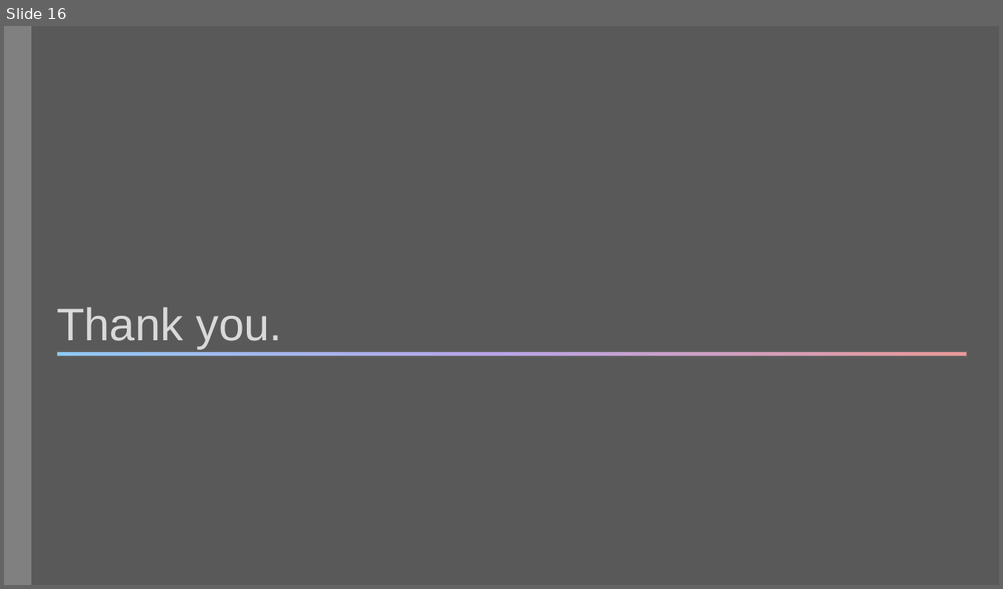
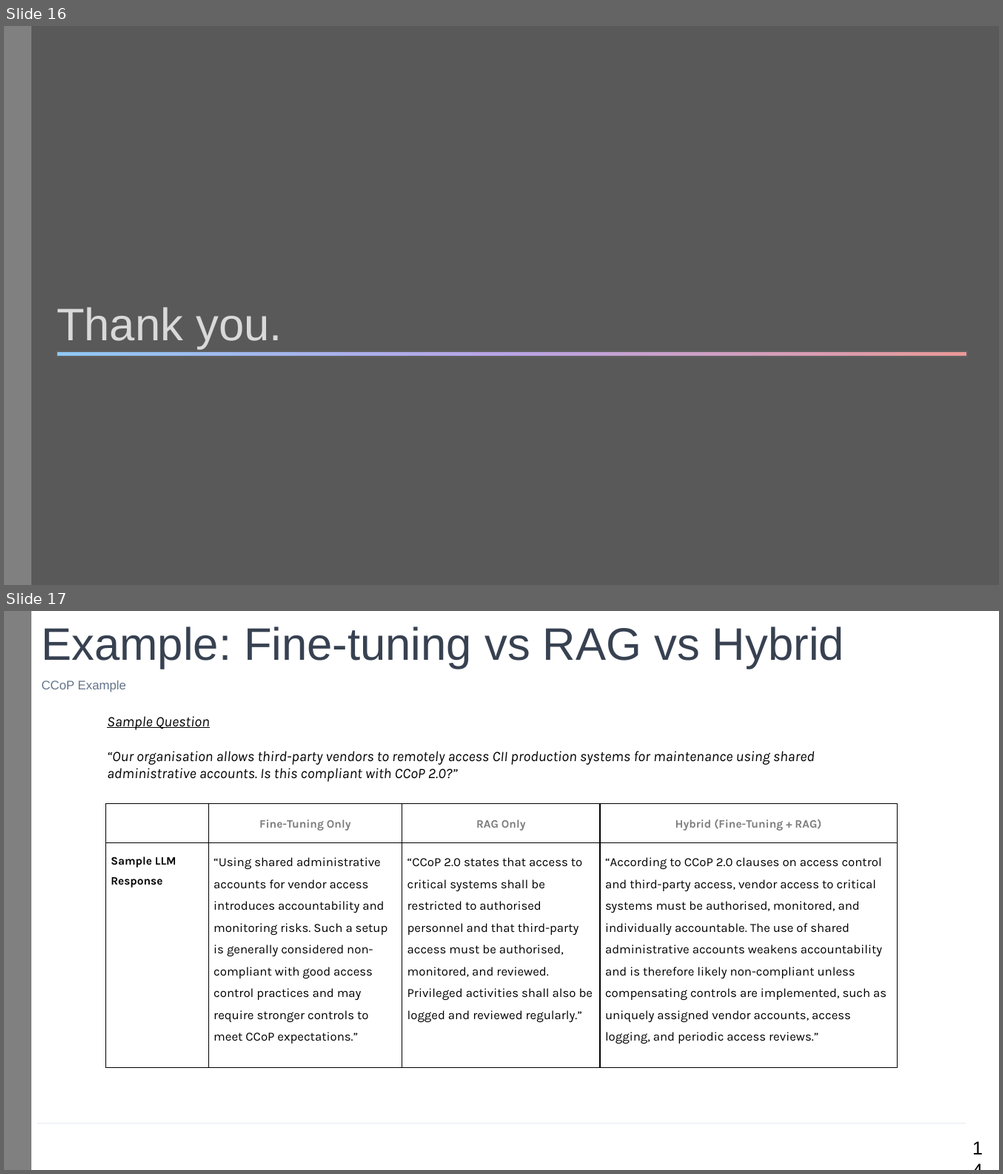
Before and after one commit to sagerstack/primus-ccop-fine-tuning, a slide deck: report/term1-end/MDAIE-AETher-FineTuning-LLM-CCoP-Sagar-1010736-20251219.pptx. Shown one above the other, each under a label of ours: slide 16 before the commit, slides 16 and 17 after it. The pictures are 1003x589 and 1003x1174 pixels, drawn with LibreOffice and Linux fonts; fonts in the diff are those of the drawing. Boxes give left, top, right and bottom in pixels: in the first picture for what was removed or moved away, otherwise in the second. Text is boxed around its words. In the diff, an @@ line names an element or a change of style, - is before the commit and + after.

```diff
--- a/report/term1-end/MDAIE-AETher-FineTuning-LLM-CCoP-Sagar-1010736-20251219.pptx
+++ b/report/term1-end/MDAIE-AETher-FineTuning-LLM-CCoP-Sagar-1010736-20251219.pptx
@@ slide 17 added at (4, 611, 999, 1170), background #FFFFFF; not listed: 1 template element that a slide beside it also shows @@
@@ text added at (42, 627, 844, 668), 44 pt, text #374151 @@
+Example: Fine-tuning vs RAG vs Hybrid
@@ text added at (42, 681, 126, 692), 12 pt, text #64748B @@
+CCoP Example
@@ text added at (107, 716, 814, 782), 14 pt, text #000000, italic @@
+Sample Question
+“Our organisation allows third-party vendors to remotely access CII production systems for maintenance using shared administrative accounts. Is this compliant with CCoP 2.0?”
@@ table added at (105, 803, 896, 1068), 2 rows, 4 columns @@
+ | Fine-Tuning Only | RAG Only | Hybrid (Fine-Tuning + RAG)
+Sample LLM Response | “Using shared administrative accounts for vendor access introduces accountability and monitoring risks. Such a setup is generally considered non-compliant with good access control practices and may require stronger controls to meet CCoP expectations.” | “CCoP 2.0 states that access to critical systems shall be restricted to authorised personnel and that third-party access must be authorised, monitored, and reviewed. Privileged activities shall also be logged and reviewed regularly.” | “According to CCoP 2.0 clauses on access control and third-party access, vendor access to critical systems must be authorised, monitored, and individually accountable. The use of shared administrative accounts weakens accountability and is therefore likely non-compliant unless compensating controls are implemented, such as uniquely assigned vendor accounts, access logging, and periodic access reviews.”
@@ line added from (37, 1124) to (966, 1124), #E2E8F0 0.75 pt @@
@@ text added at (965, 1133, 999, 1163), 18 pt, text #000000 @@
+14
```
Also in this commit, not shown: 14 slides changed, 13 other files.
